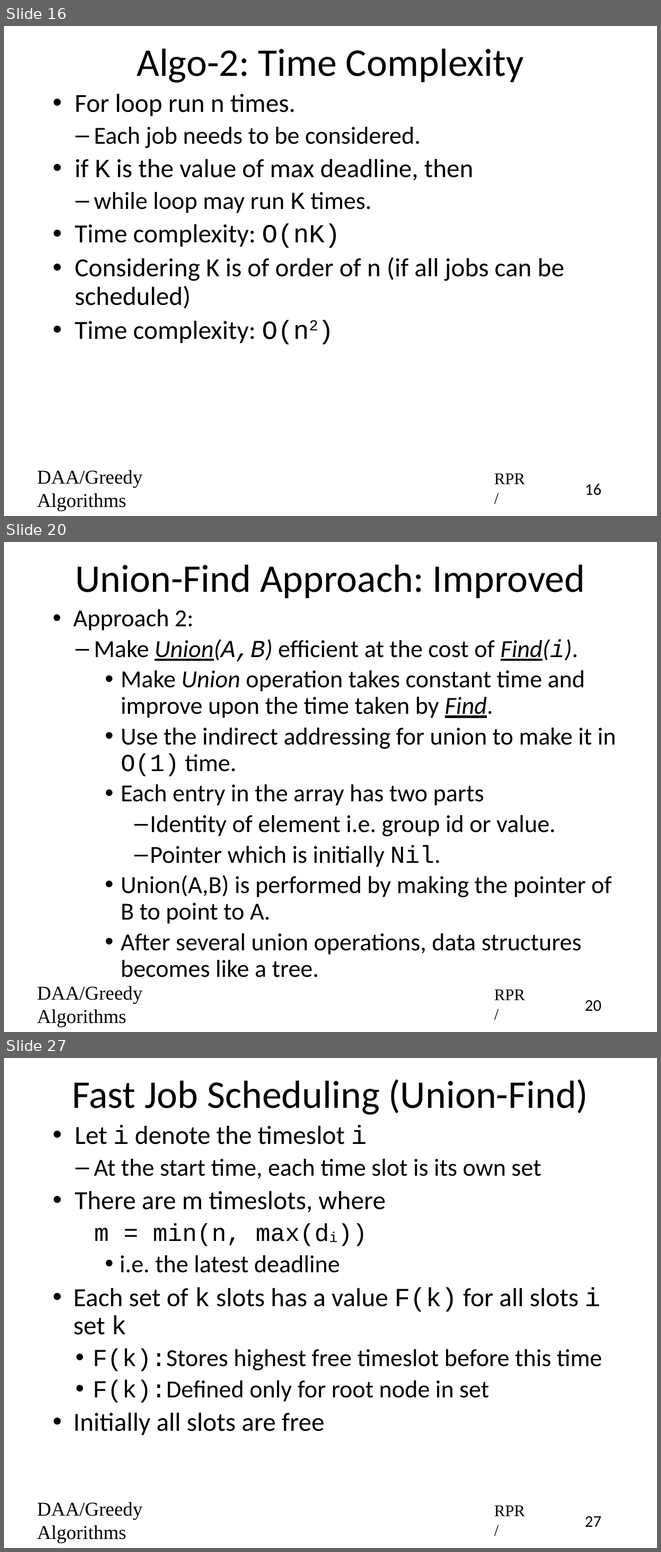
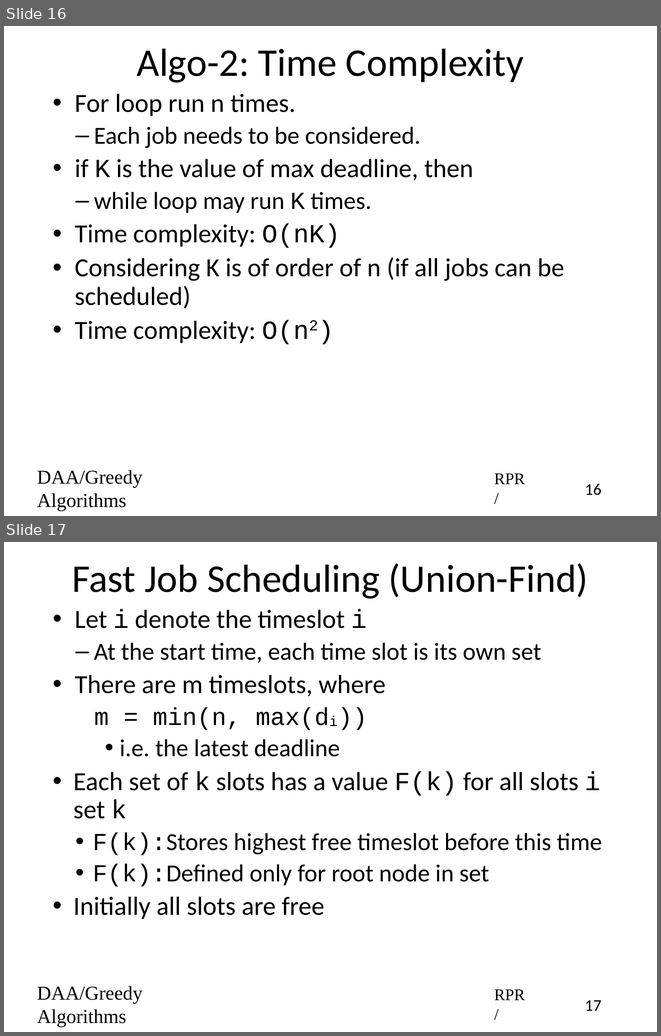
Before and after one commit to rprustagi/2019-17CS43-DAA, a slide deck: Slides-RPR/2019-H1-DAA-L23-Greedy-Algo-JobScheduling.pptx. Shown one above the other, each under a label of ours: slides 16, 20 and 27 before the commit, slides 16 and 17 after it; the slides between them are not shown. The pictures are 661x1552 and 661x1036 pixels, drawn with LibreOffice and Linux fonts; fonts in the diff are those of the drawing. Boxes give left, top, right and bottom in pixels: in the first picture for what was removed or moved away, otherwise in the second. Text is boxed around its words. In the diff, an @@ line names an element or a change of style, - is before the commit and + after.

```diff
--- a/Slides-RPR/2019-H1-DAA-L23-Greedy-Algo-JobScheduling.pptx
+++ b/Slides-RPR/2019-H1-DAA-L23-Greedy-Algo-JobScheduling.pptx
@@ slide 20 removed at (x1=4, y1=542, x2=657, y2=1032), background #FFFFFF @@
@@ title removed at (x1=75, y1=564, x2=585, y2=598) @@
-Union-Find Approach: Improved
@@ text removed at (x1=73, y1=609, x2=616, y2=977) @@
-• Approach 2:
-  – Make Union(A,B) efficient at the cost of Find(i).
-    • Make Union operation takes constant time and improve upon the time taken by Find.
-    • Use the indirect addressing for union to make it in O(1) time.
-    • Each entry in the array has two parts
-      – Identity of element i.e. group id or value.
-      – Pointer which is initially Nil.
-    • Union(A,B) is performed by making the pointer of B to point to A.
-    • After several union operations, data structures becomes like a tree.
@@ text removed at (x1=37, y1=986, x2=142, y2=1027) @@
-DAA/Greedy Algorithms
@@ text removed at (x1=494, y1=989, x2=525, y2=1000) @@
-RPR/
@@ page number removed at (x1=585, y1=1000, x2=601, y2=1011) @@
-20
@@ what was slide 27 is now slide 17 @@
@@ page number at (x1=585, y1=1000, x2=601, y2=1011): text changed @@
-27
+17
```
Also in this commit, not shown: 3 slides changed, 9 other slides removed, 9 other files.
